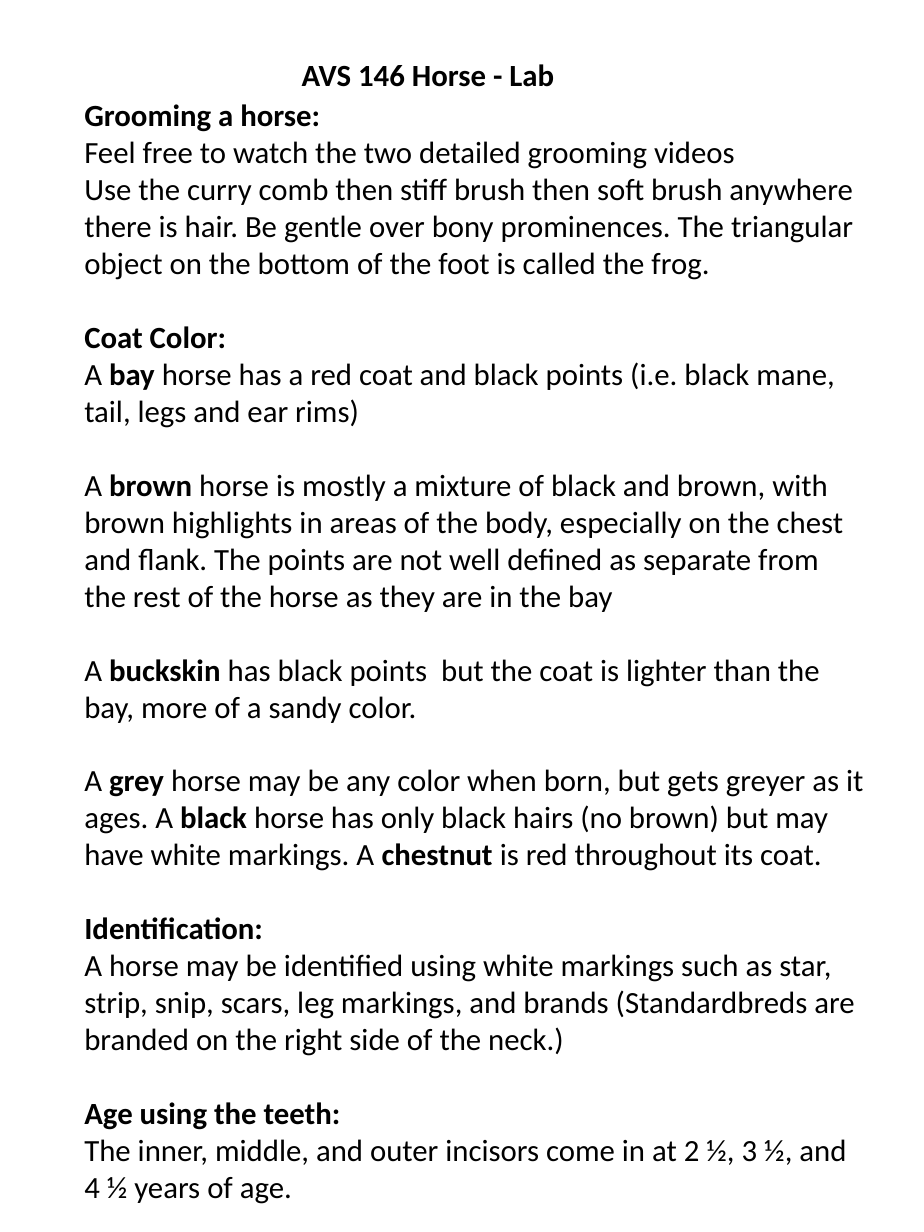
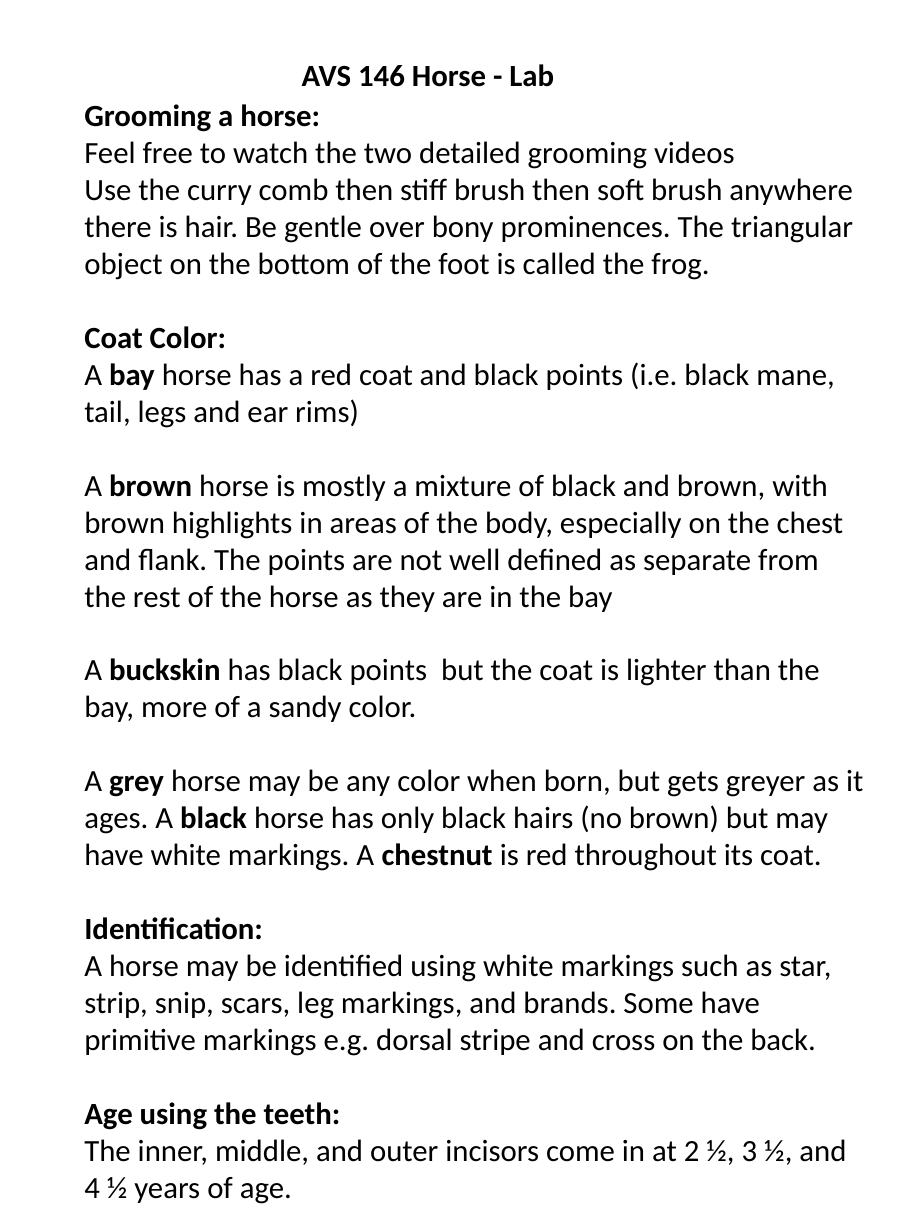
Before and after one commit to robertcausey/robertcausey.github.io, a slide deck: slide 1 of AVS146/20201012_Horselab_AVS146.pptx. Drawn at 924x1232 pixels with LibreOffice and Linux fonts; fonts in the diff are those of the drawing. Boxes give left, top, right and bottom in pixels: in the first picture for what was removed or moved away, otherwise in the second. Text is boxed around its words. In the diff, an @@ line names an element or a change of style, - is before the commit and + after.

```diff
--- a/AVS146/20201012_Horselab_AVS146.pptx
+++ b/AVS146/20201012_Horselab_AVS146.pptx
@@ text at box(84, 954, 831, 1056): text changed @@
-A horse may be identified using white markings such as star, strip, snip, scars, leg markings, and brands (Standardbreds are branded on the right side of the neck.)
+A horse may be identified using white markings such as star, strip, snip, scars, leg markings, and brands. Some have primitive markings e.g. dorsal stripe and cross on the back.
```
Also in this commit, not shown: 8 other files.
